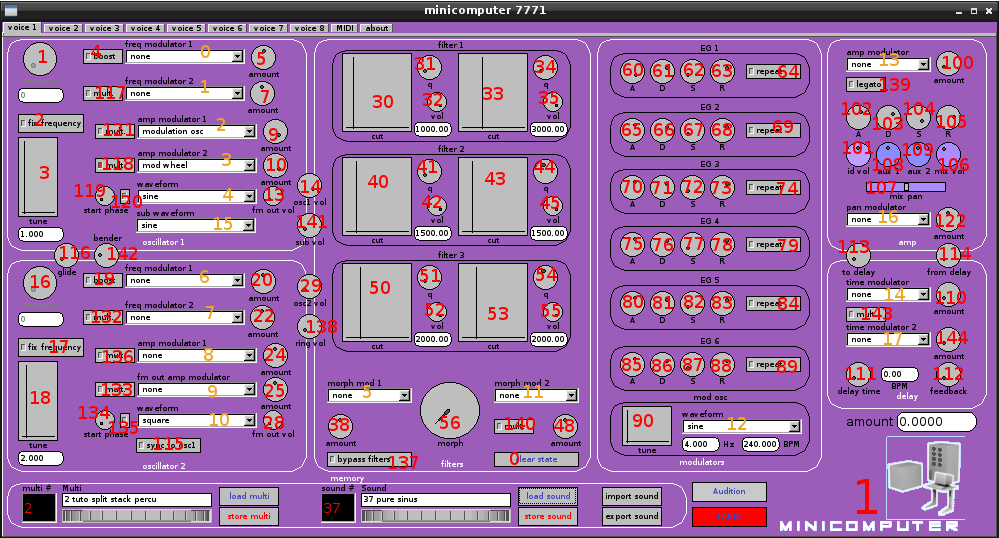
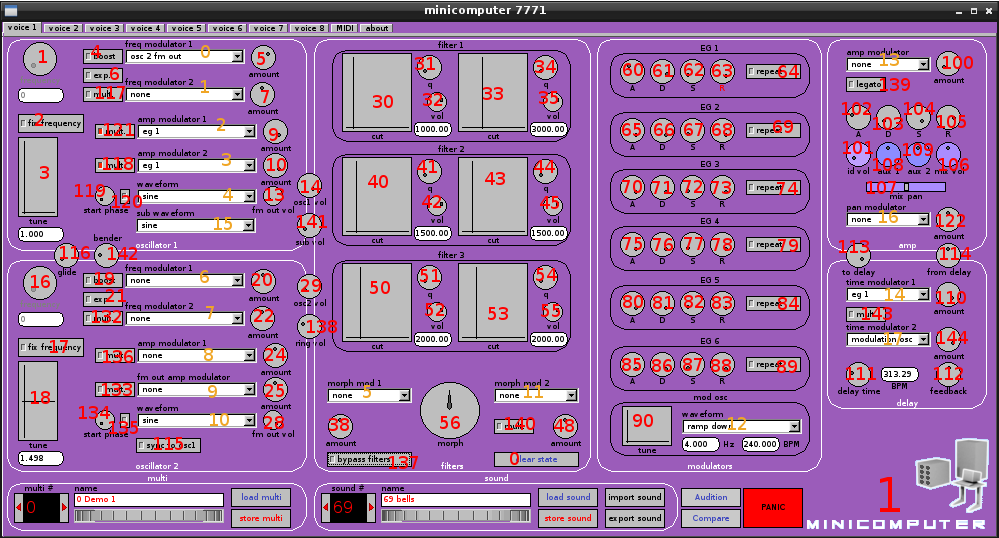
Comparing the layer stacks of the two 999x538 images. Changes:
added layer "21" above "6 #1" over [106,289,126,302]
added layer "6 #1" above "Calque Copié" over [110,67,119,80]
painted on "Calque Copié" over [7,41,989,531]
